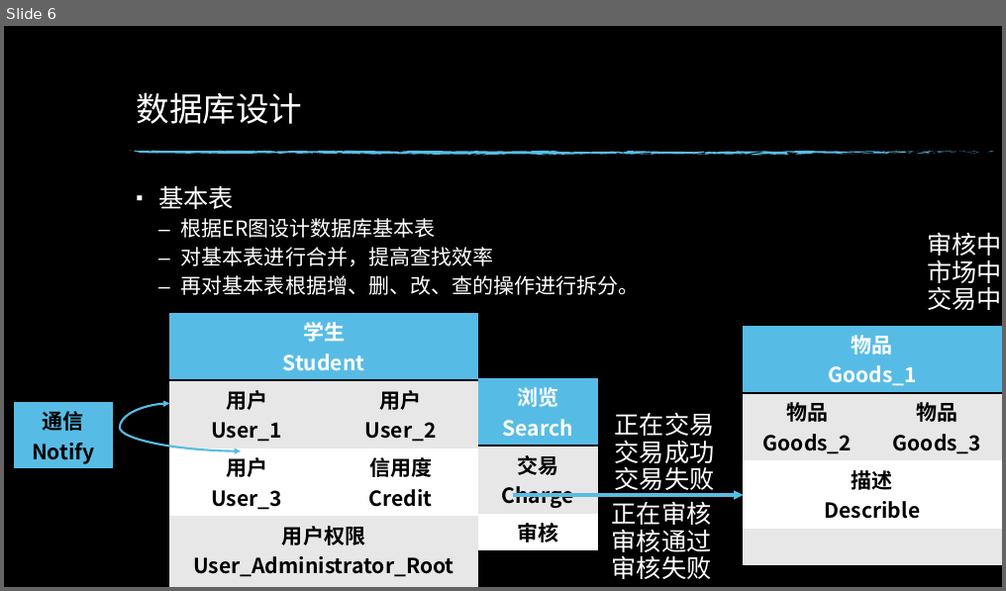
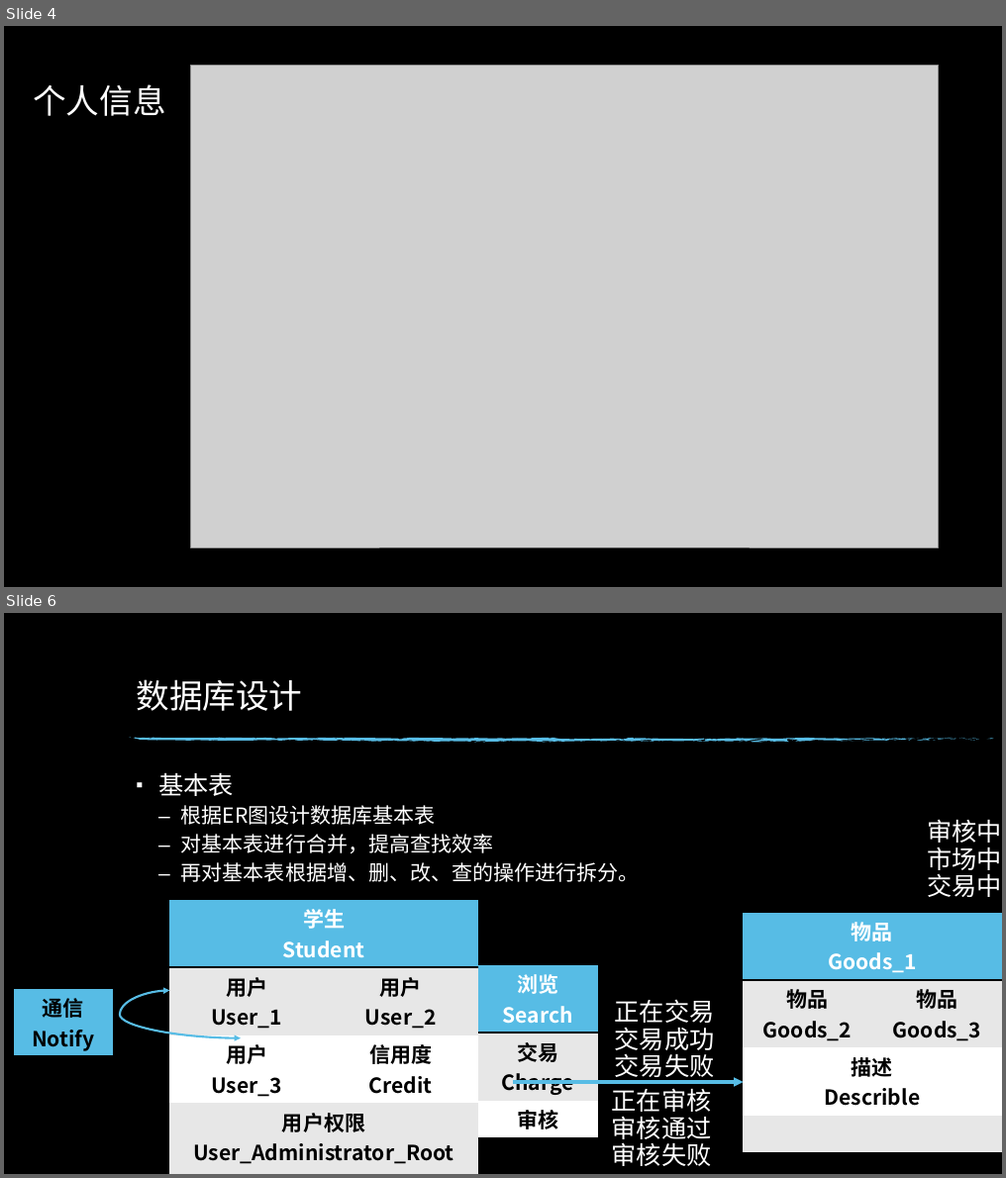
Before and after one commit to mycraftmw/db-course, a slide deck: 展示ppt.pptx. Shown one above the other, each under a label of ours: slide 6 before the commit, slides 4 and 6 after it; the slides between them are not shown. The pictures are 1006x591 and 1006x1178 pixels, drawn with LibreOffice and Linux fonts; fonts in the diff are those of the drawing; grey boxes stand for pictures; background and template pictures are left out. Boxes give left, top, right and bottom in pixels: in the first picture for what was removed or moved away, otherwise in the second. Text is boxed around its words. In the diff, an @@ line names an element or a change of style, - is before the commit and + after.

```diff
--- a/展示ppt.pptx
+++ b/展示ppt.pptx
@@ slide 4 added at bbox=[4, 26, 1002, 587], background picture (left out) @@
@@ text added at bbox=[33, 84, 165, 116], 32 pt, text #FFFFFF @@
+个人信息
@@ picture added at bbox=[190, 65, 939, 548] @@
```
Also in this commit, not shown: 1 slide changed, 3 other slides added, 4 slides removed, 12 other files.
